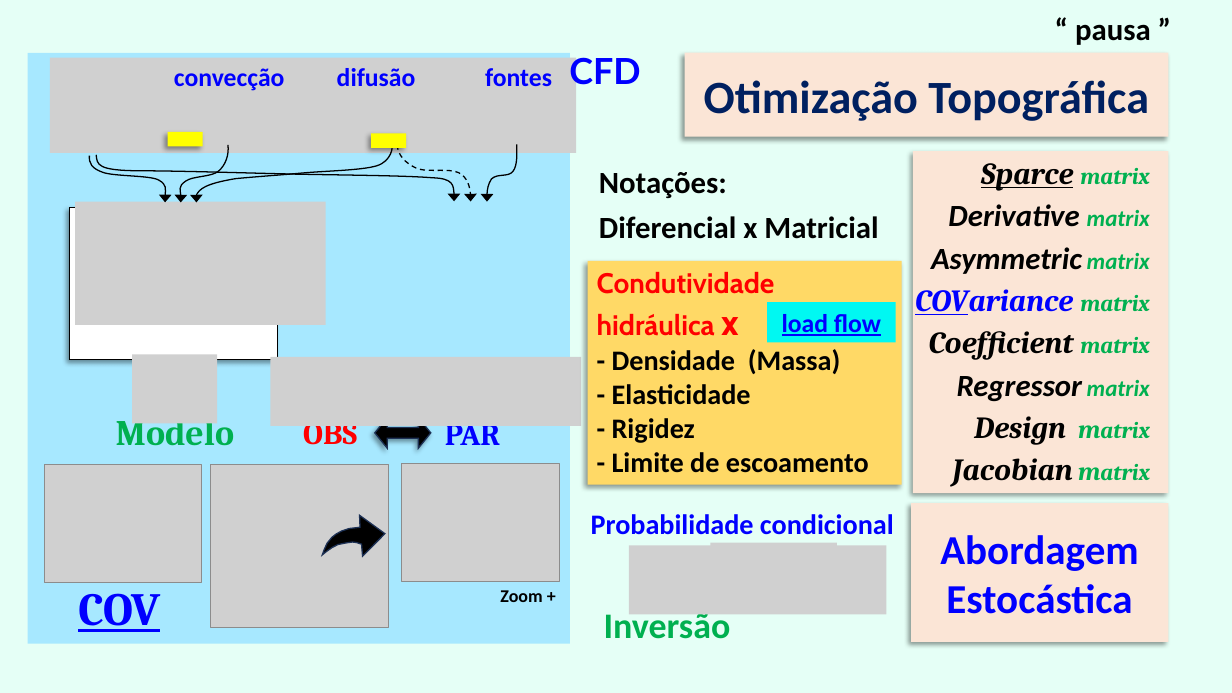
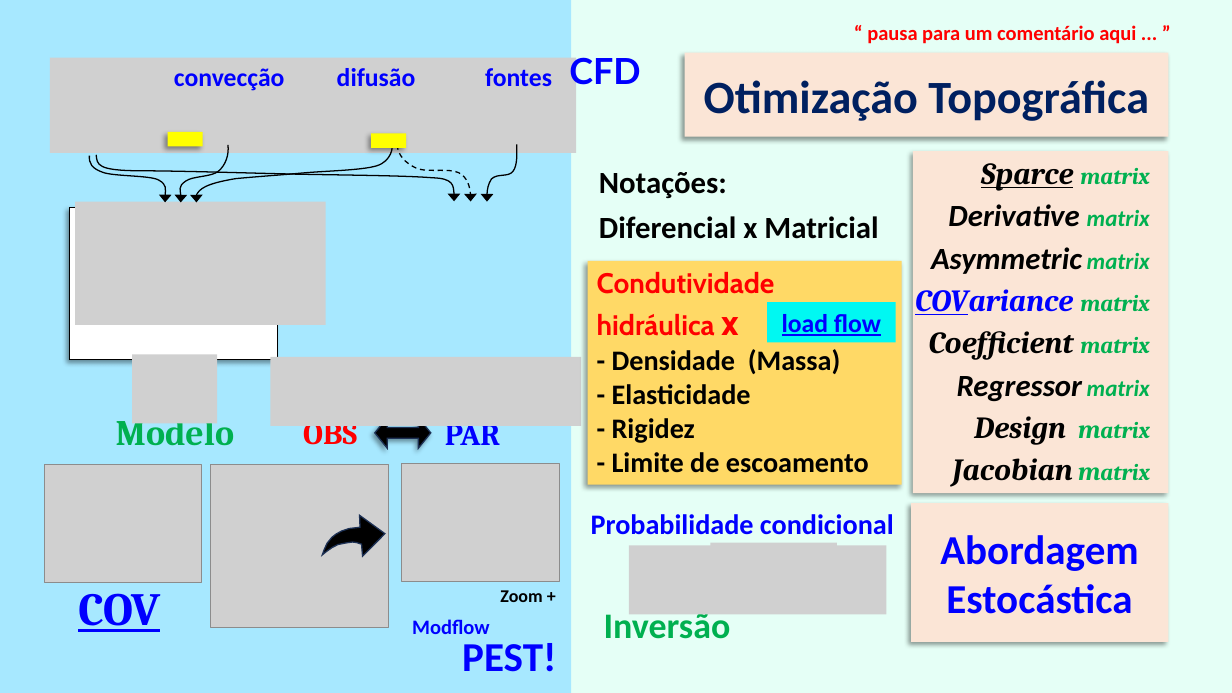
Before and after one commit to grossiRM/AM_FEG, a slide deck: slide 7 of Plano_V02_iii_AM_FEG/d_Topicos Especiais - Introducao a Manufatura Aditiva para Metais.pptx. Drawn at 1232x693 pixels with LibreOffice and Linux fonts; fonts in the diff are those of the drawing; grey boxes stand for pictures. Boxes give left, top, right and bottom in pixels: in the first picture for what was removed or moved away, otherwise in the second. Text is boxed around its words. In the diff, an @@ line names an element or a change of style, - is before the commit and + after.

```diff
--- a/Plano_V02_iii_AM_FEG/d_Topicos Especiais - Introducao a Manufatura Aditiva para Metais.pptx
+++ b/Plano_V02_iii_AM_FEG/d_Topicos Especiais - Introducao a Manufatura Aditiva para Metais.pptx
@@ rectangle: place and size @@
-rectangle at (28,53,570,643)
+rectangle at (0,0,571,693)
@@ text at (867,25,1136,44): text changed; size 24 to 16 pt; text colour #000000 to #FF0000 @@
-“ pausa ”
+“ pausa para um comentário aqui ... ”
@@ text added at (412,619,489,634), 16 pt, text #0000FF, bold @@
+Modflow
@@ text added at (462,643,556,672), 32 pt, text #0000FF, bold @@
+PEST!
```
Also in this commit, not shown: 23 other slides changed, 11 slides added, 8 other files.
